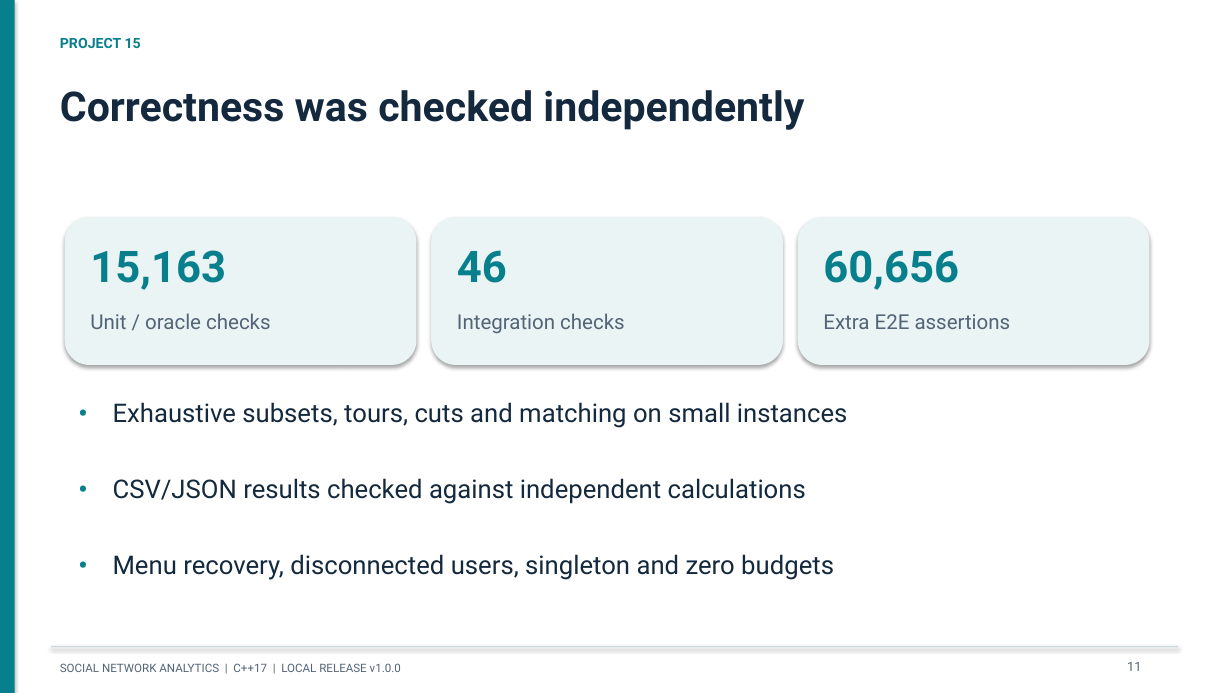
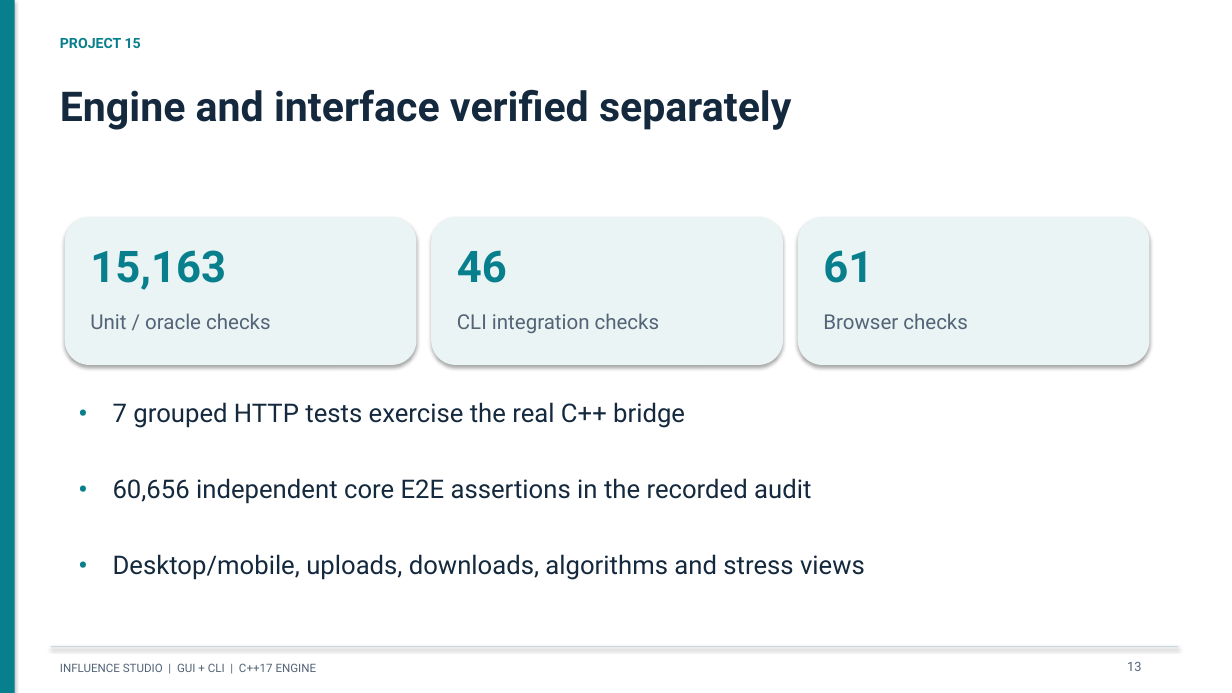
Before and after one commit to Aymuos22/nikita, a slide deck: slide 13 of docs/presentation/Project_15_Presentation.pptx (slide 11 before the commit). Drawn at 1232x693 pixels with LibreOffice and Linux fonts; fonts in the diff are those of the drawing. Boxes give left, top, right and bottom in pixels: in the first picture for what was removed or moved away, otherwise in the second. Text is boxed around its words. In the diff, an @@ line names an element or a change of style, - is before the commit and + after.

```diff
--- a/docs/presentation/Project_15_Presentation.pptx
+++ b/docs/presentation/Project_15_Presentation.pptx
@@ text at (60, 89, 791, 130): text changed @@
-Correctness was checked independently
+Engine and interface verified separately
@@ text at (823, 250, 873, 283): text changed @@
-60,656
+61
@@ text at (457, 313, 660, 333): text changed @@
-Integration checks
+CLI integration checks
@@ text at (823, 313, 968, 329): text changed @@
-Extra E2E assertions
+Browser checks
@@ text at (113, 402, 685, 428): text changed @@
-Exhaustive subsets, tours, cuts and matching on small instances
+7 grouped HTTP tests exercise the real C++ bridge
@@ text at (113, 478, 811, 504): text changed @@
-CSV/JSON results checked against independent calculations
+60,656 independent core E2E assertions in the recorded audit
@@ text at (113, 554, 865, 580): text changed @@
-Menu recovery, disconnected users, singleton and zero budgets
+Desktop/mobile, uploads, downloads, algorithms and stress views
@@ text at (60, 663, 317, 672): text changed @@
-SOCIAL NETWORK ANALYTICS | C++17 | LOCAL RELEASE v1.0.0
+INFLUENCE STUDIO | GUI + CLI | C++17 ENGINE
@@ text at (1127, 662, 1141, 671): text changed @@
-11
+13
```
Also in this commit, not shown: 12 other slides changed, 3 slides added, 1 slide removed, 21 other files.
